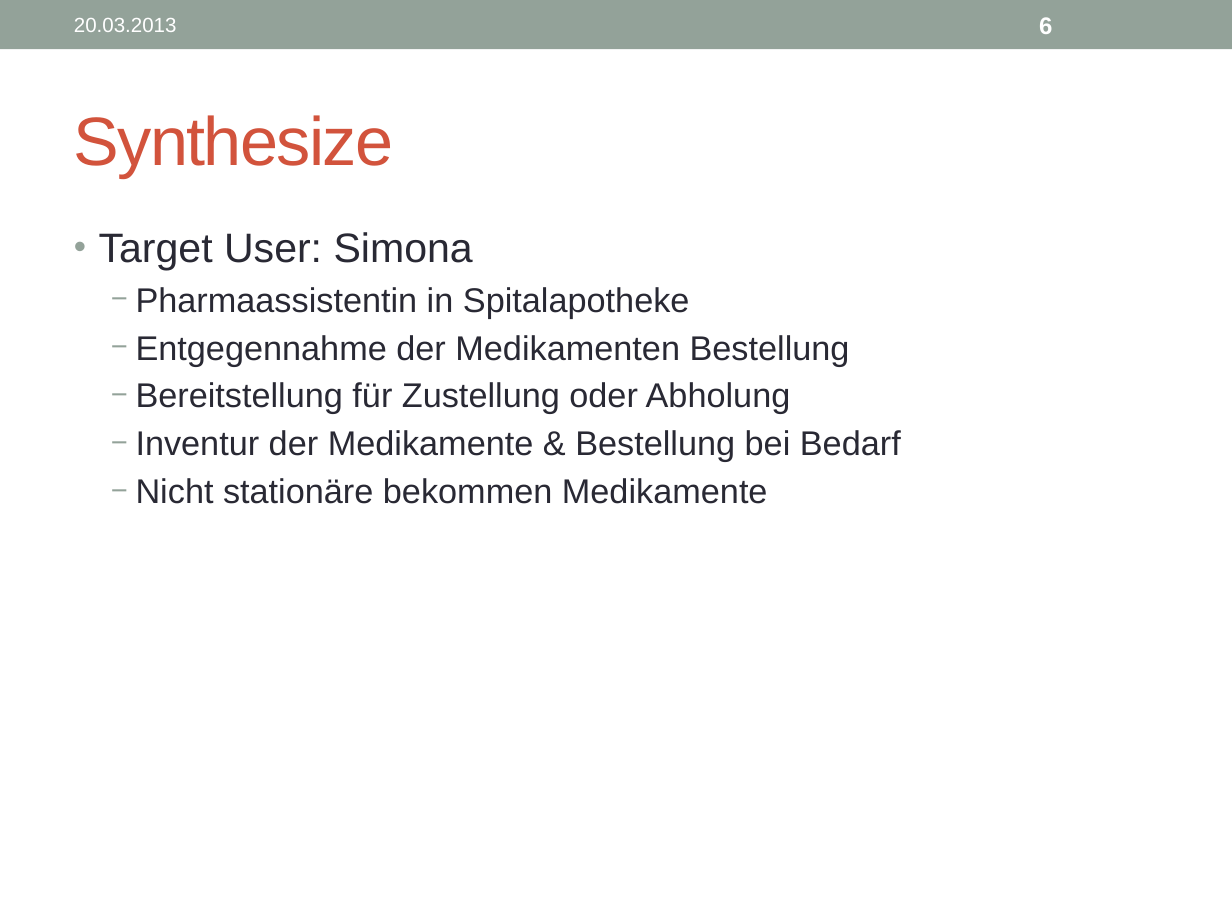
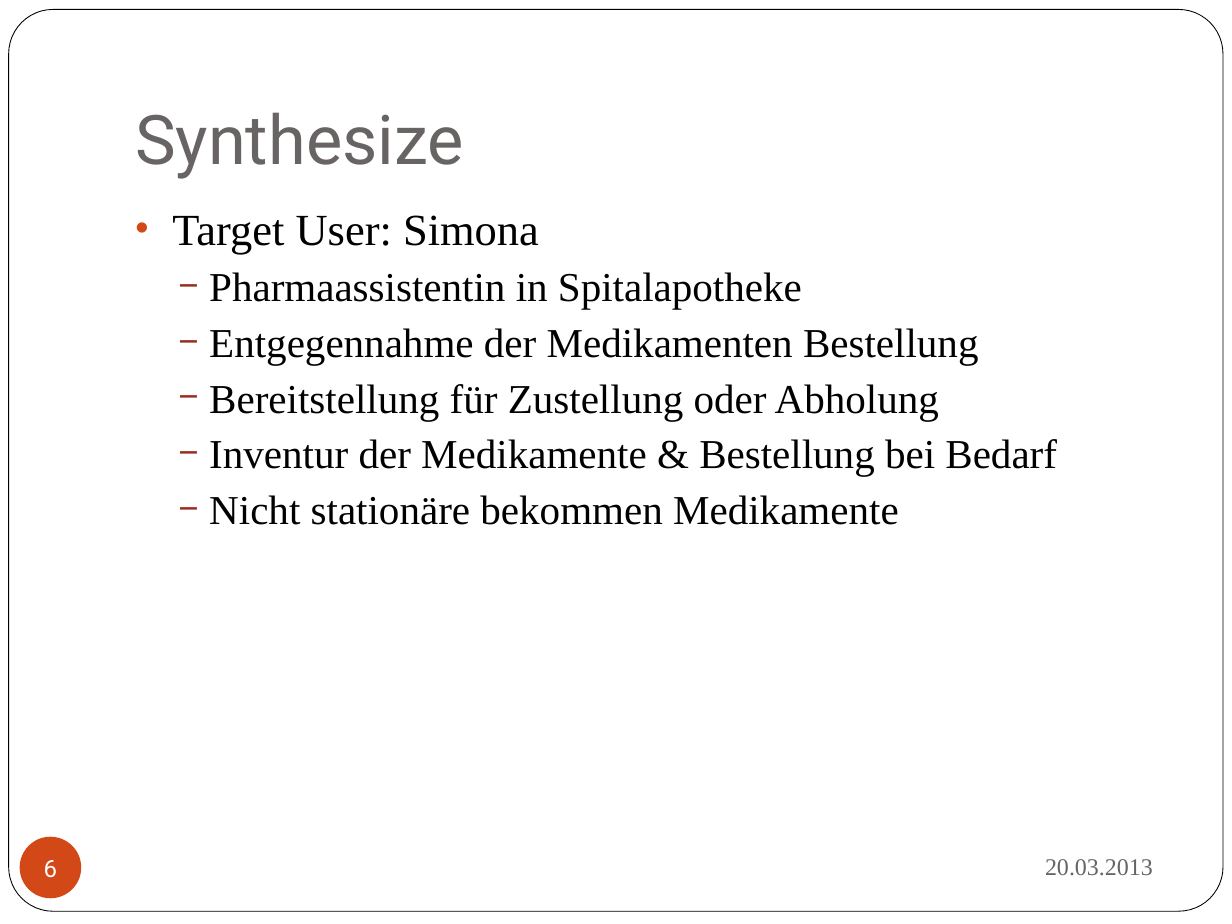
Before and after one commit to boebu/ch.bfh.bti7081.s2013.yellow, a slide deck: slide 6 of ch.bfh.bti7081.s2013.yellow/doc/cs1_task03/task1_3_presentation.pptx. Drawn at 1232x924 pixels with LibreOffice and Linux fonts; fonts in the diff are those of the drawing. Boxes give left, top, right and bottom in pixels: in the first picture for what was removed or moved away, otherwise in the second. Text is boxed around its words. In the diff, an @@ line names an element or a change of style, - is before the commit and + after.

```diff
--- a/ch.bfh.bti7081.s2013.yellow/doc/cs1_task03/task1_3_presentation.pptx
+++ b/ch.bfh.bti7081.s2013.yellow/doc/cs1_task03/task1_3_presentation.pptx
@@ rectangle removed at (0,0,1232,49) @@
@@ rounded rectangle added at (9,10,1223,912), fill #FFFFFF, outline #000000 0.5 pt @@
@@ title "Synthesize": place and size @@
-title "Synthesize" at (74,115,393,178)
+title "Synthesize" at (135,112,463,179)
@@ title "Synthesize" at (135,112,463,179): font Arial to Roboto, text colour #D2533C to #696464, letter spacing -1 to 0 pt; vertical alignment middle to bottom @@
@@ text "Target User: Simona": place and size @@
-text "Target User: Simona" at (99,232,901,504)
+text "Target User: Simona" at (172,215,1057,525)
@@ text "Target User: Simona" at (172,215,1057,525): size 24 to 26 pt in "Target User: Simona"; font Arial to Times New Roman, text colour #292934 to #000000, size 20 to 24 pt; indent changed; bullet colour #93A299 to #D34817; bullet colour #93A299 to #9B2D1F @@
@@ page number: place and size @@
-page number at (1039,17,1052,34)
+page number at (20,837,81,898)
@@ page number at (20,837,81,898): font Arial to Roboto, bold off; alignment left to centre; fill none to #D34817 @@
@@ text "20.03.2013": place and size @@
-text "20.03.2013" at (74,18,177,32)
+text "20.03.2013" at (1045,859,1153,876)
@@ text "20.03.2013" at (1045,859,1153,876): size 12 to 14 pt, font Arial to Times New Roman, text colour #FFFFFF to #696464; alignment left to right @@
```
Also in this commit, not shown: 12 other slides changed, 3 slides added.
